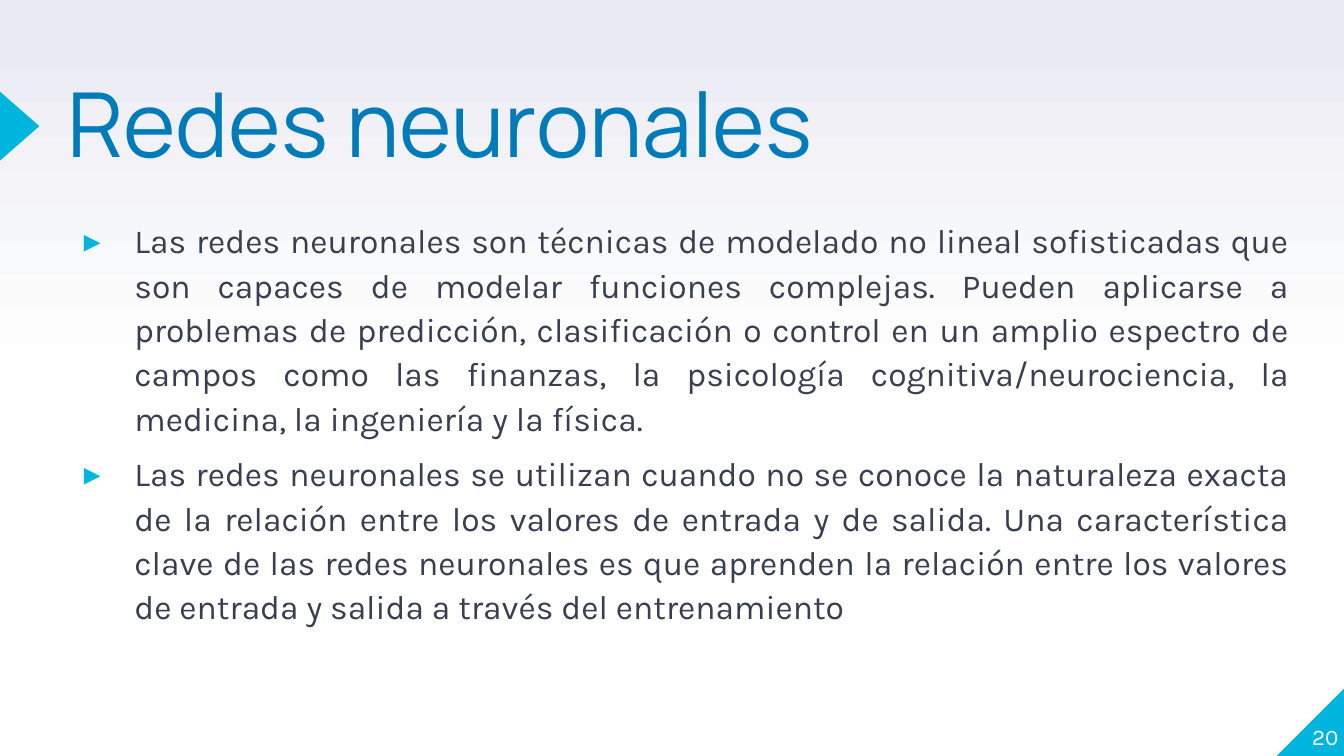
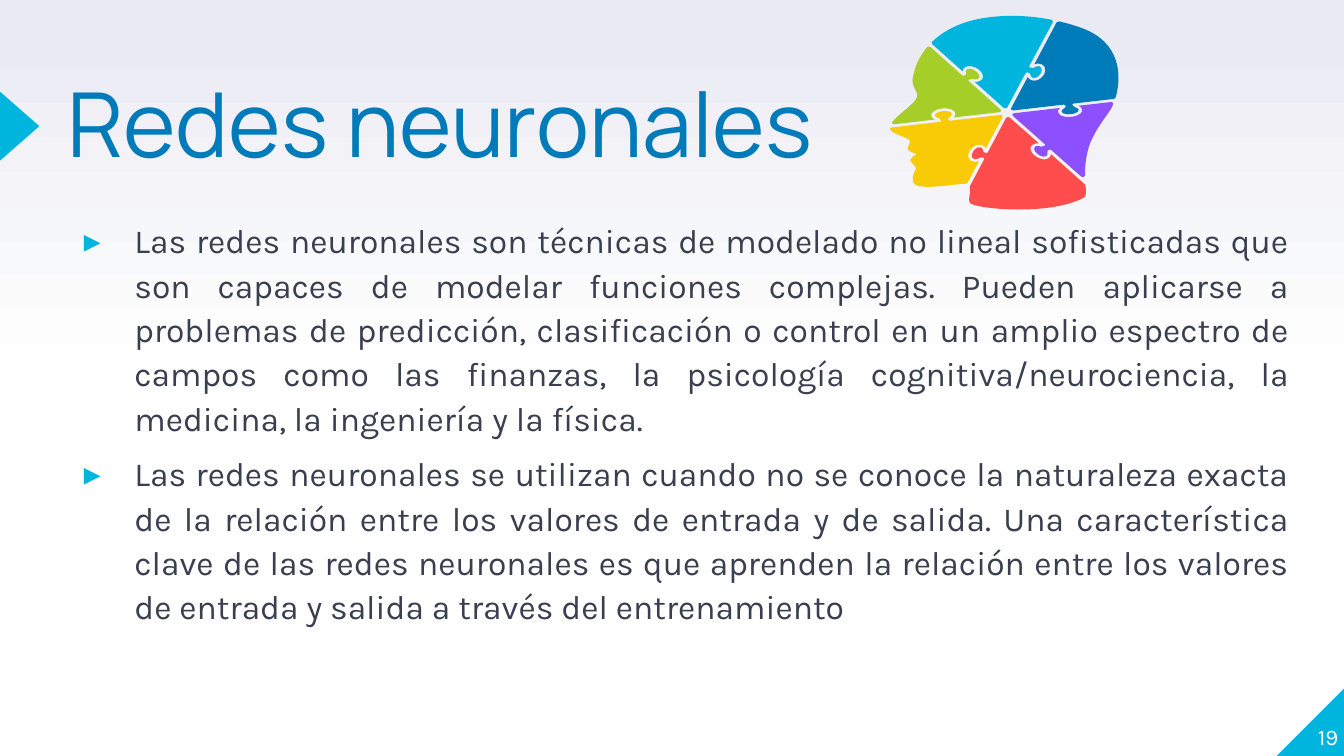
Before and after one commit to aletzLozano/MINERIA-DE-DATOS, a slide deck: slide 19 of CLASE/CLASE PREDICION.pptx (slide 20 before the commit). Drawn at 1344x756 pixels with LibreOffice and Linux fonts; fonts in the diff are those of the drawing. Boxes give left, top, right and bottom in pixels: in the first picture for what was removed or moved away, otherwise in the second. Text is boxed around its words. In the diff, an @@ line names an element or a change of style, - is before the commit and + after.

```diff
--- a/CLASE/CLASE PREDICION.pptx
+++ b/CLASE/CLASE PREDICION.pptx
@@ group added at bbox=[890, 12, 1122, 216]: 6 freeform shapes @@
@@ page number at bbox=[1318, 730, 1338, 746]: text changed @@
-20
+19
```
Also in this commit, not shown: 10 other slides changed, 3 slides added, 2 slides removed, 1 other file.
